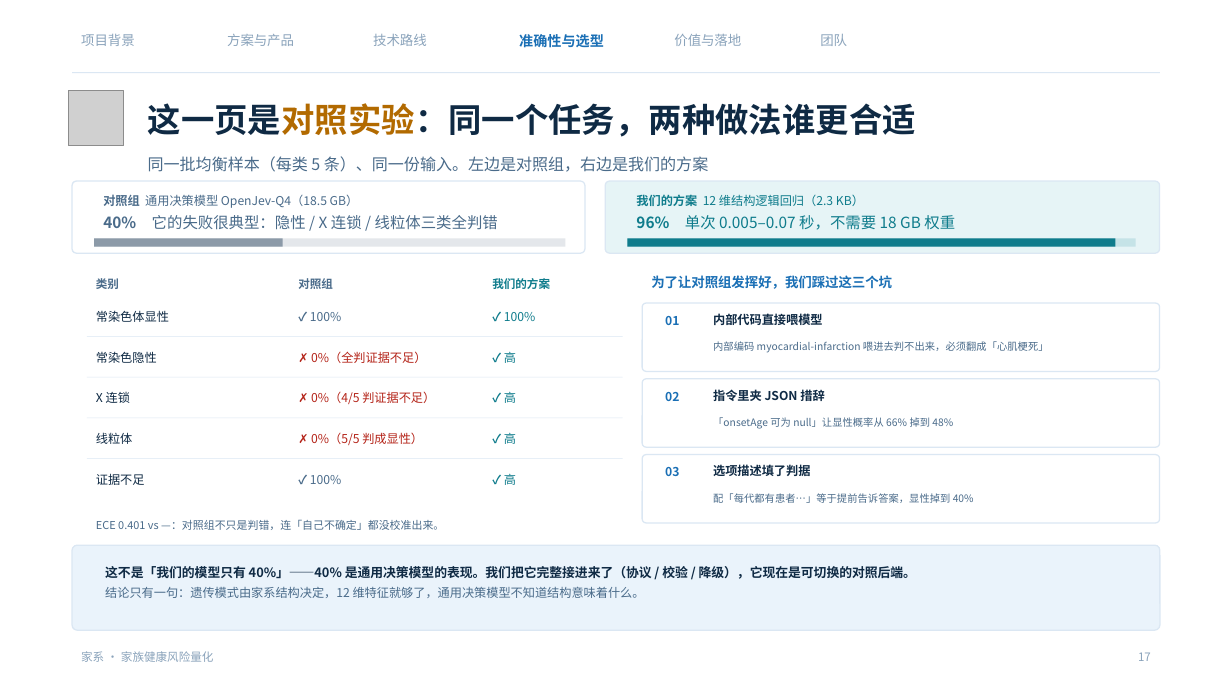
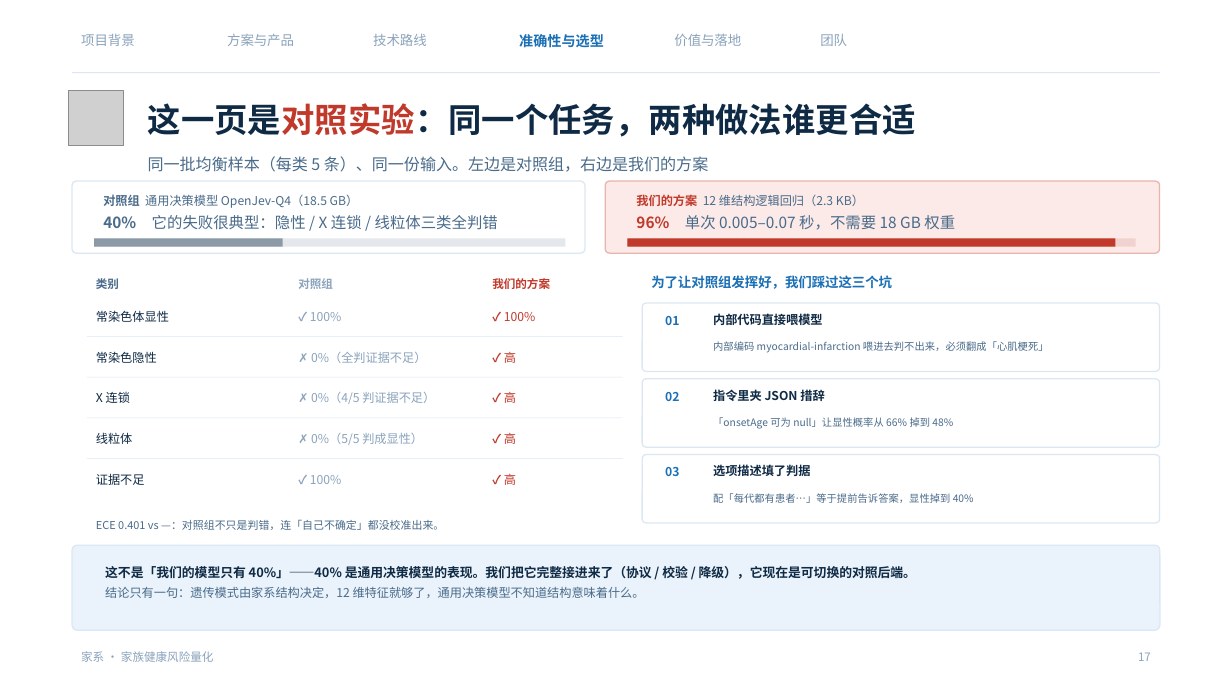
Before and after one commit to NimuStudio/jiaxi, a slide deck: slide 17 of deliverables/家系-答辩-v2.pptx. Drawn at 1232x693 pixels with LibreOffice and Linux fonts; fonts in the diff are those of the drawing; grey boxes stand for pictures; background and template pictures are left out. Boxes give left, top, right and bottom in pixels: in the first picture for what was removed or moved away, otherwise in the second. Text is boxed around its words. In the diff, an @@ line names an element or a change of style, - is before the commit and + after.

Commit message:
docs(deck): 统一「重点用红」的标注系统（评委一眼扫得到亮点）
出发点：评委翻到第 100 个作品时，能看的只有红色。所以颜色只承担一件事——分层注意力：
  红 #C0392B  = 这页最重要的数字 / 结论 / 我们的成绩
  灰 #8AA3BB  = 非重点（对照组、次要说明、被压下去的数据）
  蓝 #1A6FB5  = 结构（图标、导航、术语）
  墨青 #0F7C8C = 仅留给「可回收」这一个产品概念

## 具体改动
- AMBER 让位给 RED：标题强调色由琥珀改为红，翻页时红字成列（17 页已标关键词）
- DANGER 与 RED 合流，避免出现两个相近的红
- P17 对照页：对照组（40%、✗、比例条）全部压成灰；我们这一侧（96%、✓、条形、卡片底）改红——
  左右两半直接分红灰两个阵营，不用读数字也知道谁赢
- P19 微调页：基线条形改浅蓝、微调条形改红，两条等长一眼看出「没变化」
- P21 差异化页：「家系 6 项」条形与数字改红，其余四类灰蓝
- P22 落地页：1.7 秒 / 0.11 秒 / 1.8 GB / <1 毫秒 全部改红
- P12 三引擎：「输出」行的关键值改红加粗，适用/分档线保持常规字色
- P15 准确性：F1 1.000 改红；封面指标行同样把 F1 1.000 标红（深底用浅红 #FF9E91）

顺带去掉封面标题下一条 0.05 英寸装饰短条（与之前「不要色条」的要求一致）。

```diff
--- a/deliverables/家系-答辩-v2.pptx
+++ b/deliverables/家系-答辩-v2.pptx
@@ text "这一页是对照实验：同一个任务，两种做法谁更合适" at <box>148,103,916,137</box>: text colour #B26A00 to #C0392B in "这一页是对照实验：同一个任务，两种做法谁更合适" @@
@@ rounded rectangle at <box>605,181,1160,253</box>: fill #E6F4F6 to #FBEAE7; outline #DBE7F3 1 pt to #E8B4AC 1 pt @@
@@ text "我们的方案 12 维结构逻辑回归（2.3 KB）" at <box>636,194,955,230</box>: text colour #0F7C8C to #C0392B in "我们的方案", "96%"; text colour #0F7C8C to #4A6B8A in "12 维结构逻辑回归（2.3 KB）", "单次 0.005–0.07 秒，不需要 18 GB 权重" @@
@@ rectangle at <box>628,238,1136,247</box>: fill #C5E3E7 to #F0D3CE @@
@@ rectangle at <box>628,238,1116,247</box>: fill #0F7C8C to #C0392B @@
@@ text colour #B42318 to #8AA3BB in 3 elements at <box>311,352,426,363</box>, <box>311,392,435,404</box>, <box>311,433,423,445</box> @@
@@ text colour #4A6B8A to #8AA3BB in 3 elements at <box>298,278,333,289</box>, <box>310,312,341,321</box>, <box>310,475,341,484</box> @@
@@ text colour #0F7C8C to #C0392B in 6 elements at <box>492,278,550,289</box>, <box>504,312,535,321</box>, <box>504,352,516,363</box>, <box>504,392,516,403</box>, <box>504,433,516,444</box>, <box>504,474,516,485</box> @@
```
Also in this commit, not shown: 18 other slides changed, 1 other file.
